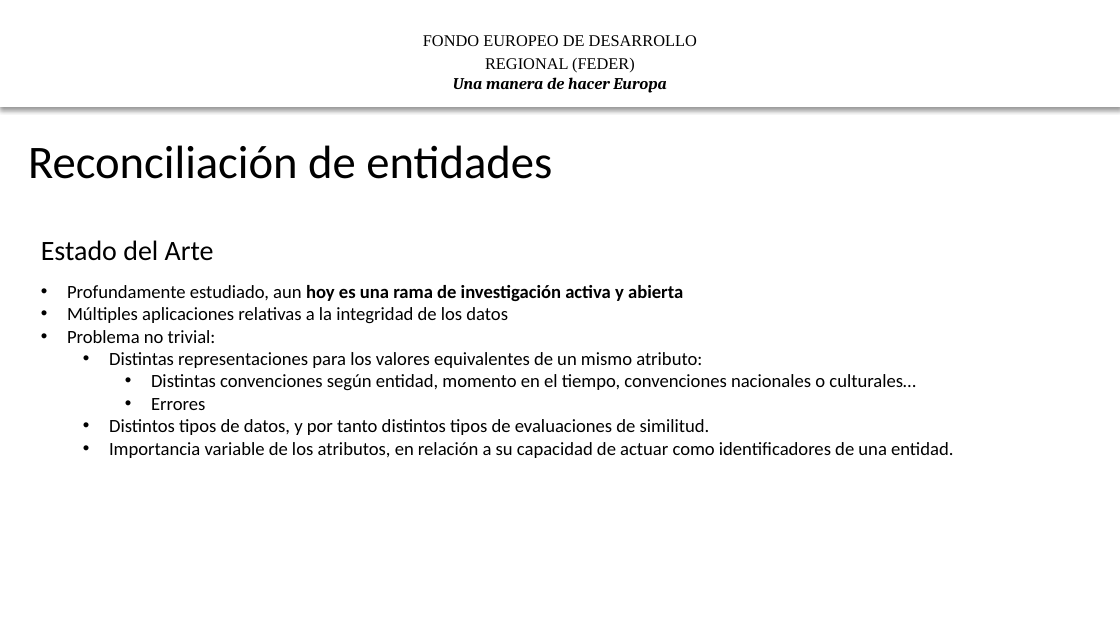
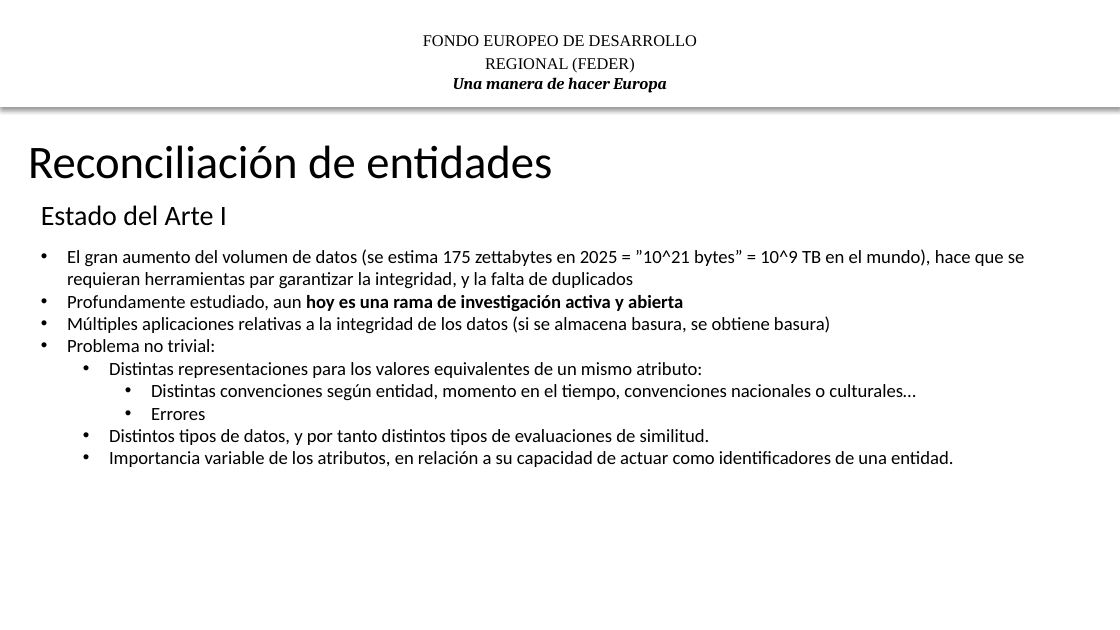
Before and after one commit to HerculesCRUE/ib-asio-docs-, a slide deck: slide 5 of 28-Material_de_formación/Formación Federación y Descubrimiento/I Marco teórico de la comparación de entidades (librería de descubrimiento).pptx (slide 3 before the commit). Drawn at 1120x630 pixels with LibreOffice and Linux fonts; fonts in the diff are those of the drawing; background and template pictures are left out. Boxes give left, top, right and bottom in pixels: in the first picture for what was removed or moved away, otherwise in the second. Text is boxed around its words. In the diff, an @@ line names an element or a change of style, - is before the commit and + after.

```diff
--- a/28-Material_de_formación/Formación Federación y Descubrimiento/I Marco teórico de la comparación de entidades (librería de descubrimiento).pptx
+++ b/28-Material_de_formación/Formación Federación y Descubrimiento/I Marco teórico de la comparación de entidades (librería de descubrimiento).pptx
@@ text "Estado del Arte I": place and size @@
-text "Estado del Arte I" at [41,240,953,458]
+text "Estado del Arte I" at [41,205,1025,467]
@@ text at [41,205,1025,289]: text changed; size 24 to 16 pt @@
-Estado del Arte
+Estado del Arte I
+• El gran aumento del volumen de datos (se estima 175 zettabytes en 2025 = ”10^21 bytes” = 10^9 TB en el mundo), hace que se requieran herramientas par garantizar la integridad, y la falta de duplicados
@@ text at [67,316,830,334]: text changed @@
-• Múltiples aplicaciones relativas a la integridad de los datos
+• Múltiples aplicaciones relativas a la integridad de los datos (si se almacena basura, se obtiene basura)
```
Also in this commit, not shown: 11 other slides changed, 11 slides added, 1 slide removed, 19 other files.
